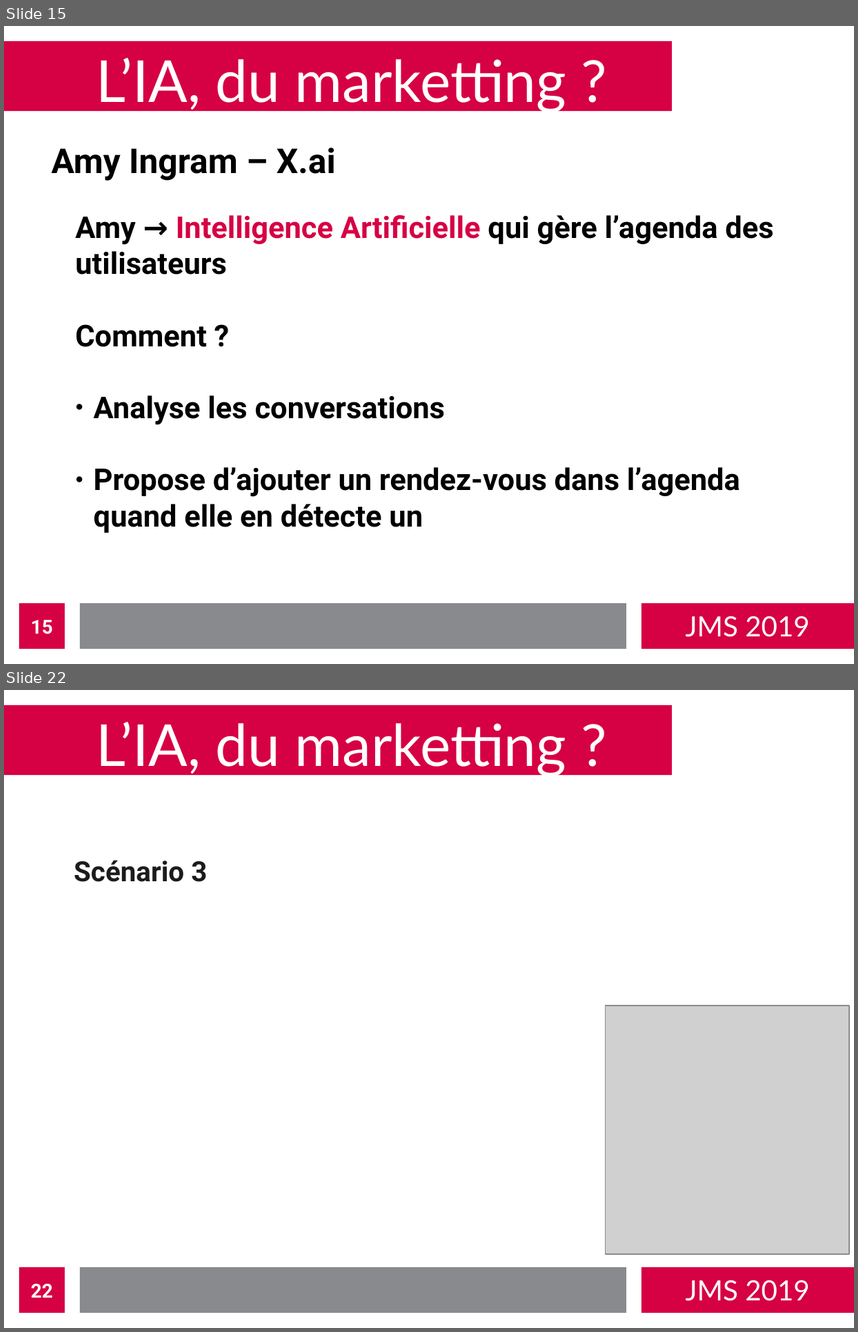
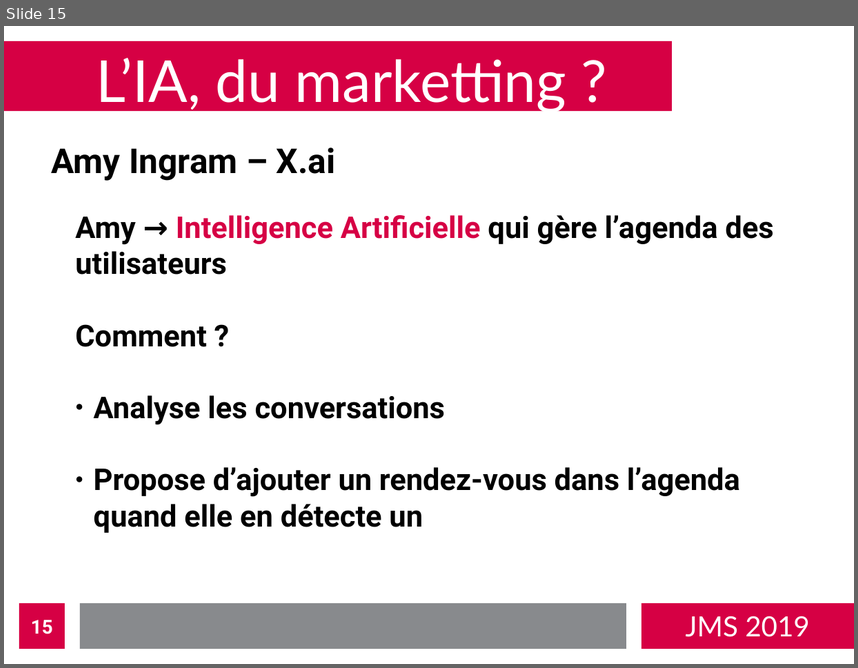
Before and after one commit to bastienvanderplaetse/JMS-2019, a slide deck: presentation.odp. Shown one above the other, each under a label of ours: slides 15 and 22 before the commit, slide 15 after it; the slides between them are not shown. The pictures are 858x1332 and 858x668 pixels, drawn with LibreOffice and Linux fonts; fonts in the diff are those of the drawing; grey boxes stand for pictures. Boxes give left, top, right and bottom in pixels: in the first picture for what was removed or moved away, otherwise in the second. Text is boxed around its words. In the diff, an @@ line names an element or a change of style, - is before the commit and + after.

```diff
--- a/presentation.odp
+++ b/presentation.odp
@@ slide 22 removed at bbox=[4, 690, 854, 1328], background #FFFFFF; not listed: 4 template elements that a slide beside it also shows @@
@@ title removed at bbox=[96, 722, 567, 777] @@
-L’IA, du marketting ?
@@ text removed at bbox=[74, 860, 207, 882] @@
-Scénario 3
@@ picture removed at bbox=[606, 1005, 850, 1254] @@
@@ page number removed at bbox=[19, 1267, 65, 1312] @@
-22
```
Also in this commit, not shown: 2 slides changed, 1 slide added, 5 other slides removed, 4 other files.
